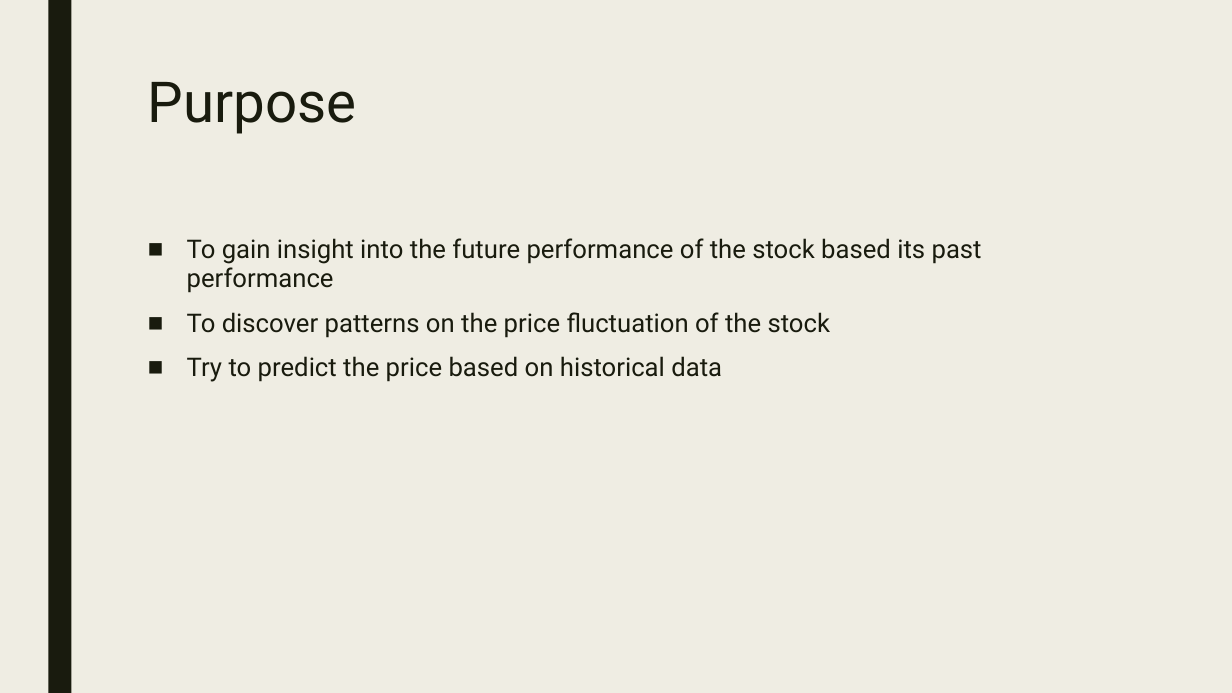
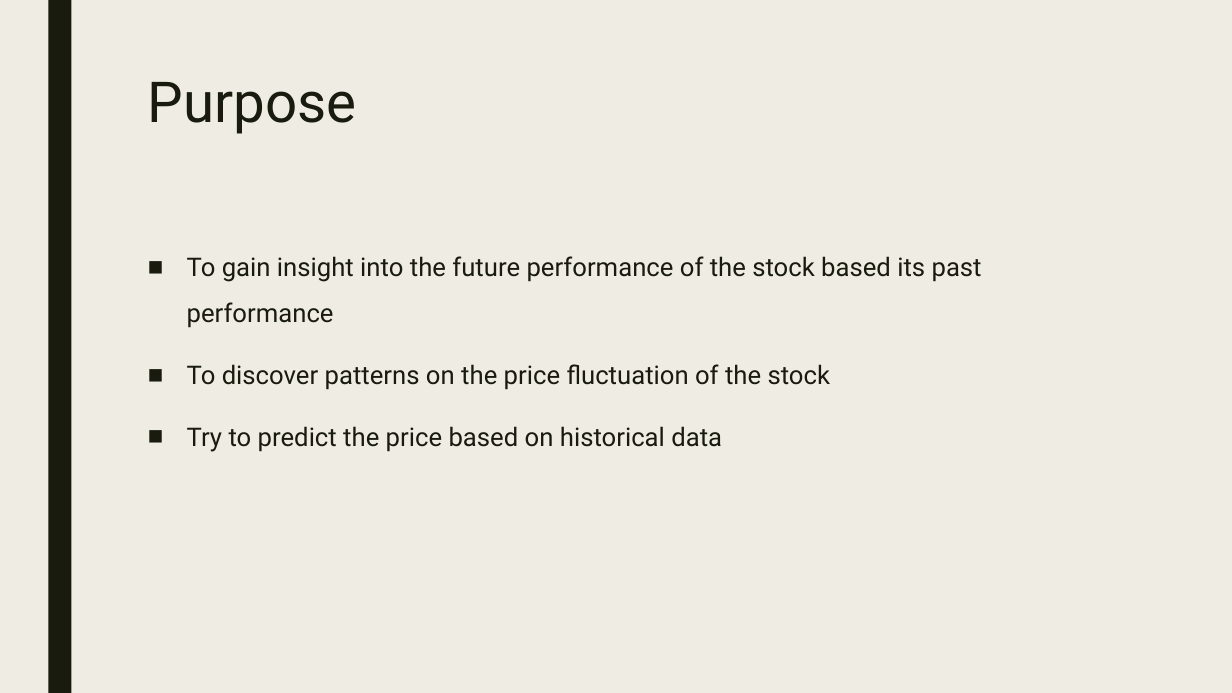
Before and after one commit to dante825/rGroupProj, a slide deck: slide 3 of documentation/presentationSlides.pptx. Drawn at 1232x693 pixels with LibreOffice and Linux fonts; fonts in the diff are those of the drawing. Boxes give left, top, right and bottom in pixels: in the first picture for what was removed or moved away, otherwise in the second. Text is boxed around its words. In the diff, an @@ line names an element or a change of style, - is before the commit and + after.

```diff
--- a/documentation/presentationSlides.pptx
+++ b/documentation/presentationSlides.pptx
@@ text "To gain insight into the ..." at (187, 256, 982, 452): line spacing 0.94 to 1.5 @@
```
Also in this commit, not shown: 7 other slides changed.
